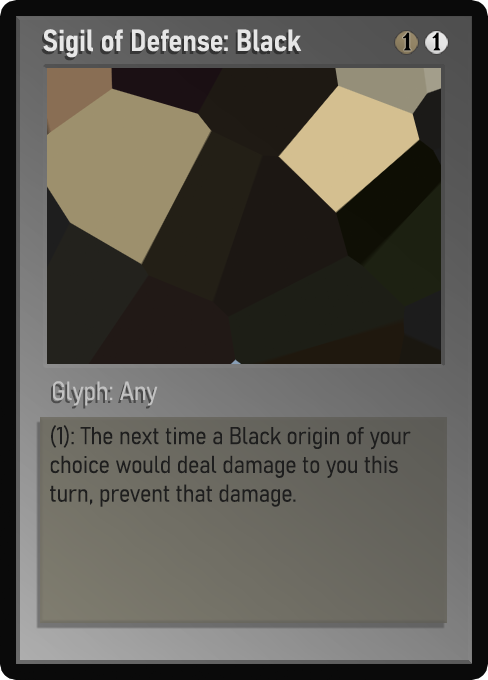
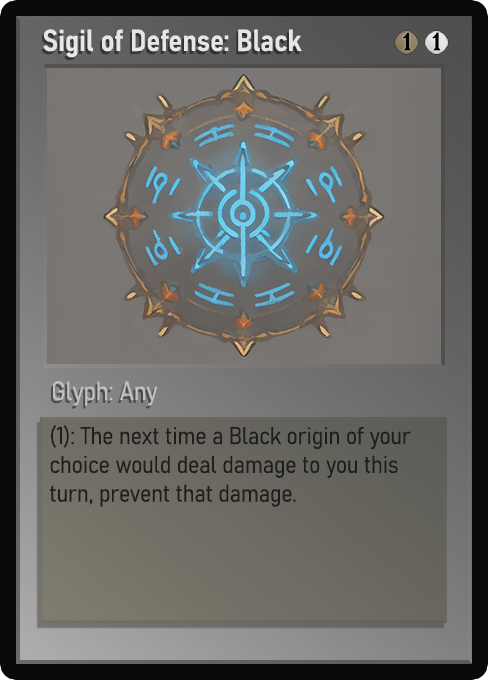
Comparing the layer stacks of the two 488px x 680px images. Changes:
painted on "Name" over (44, 29, 302, 57)
painted on "Class" over (53, 383, 152, 406)
painted on "Desc_norm" over (50, 427, 398, 507)
painted on "Artwork" over (47, 68, 441, 364)
